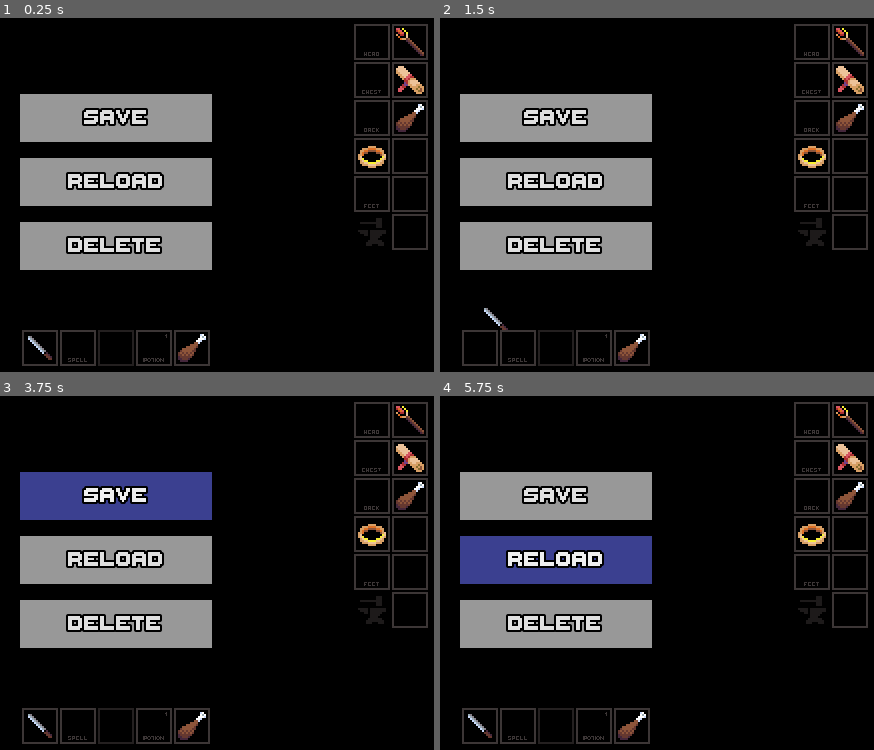
Above: before the commit, frames 1-4 (two rows, left to right).
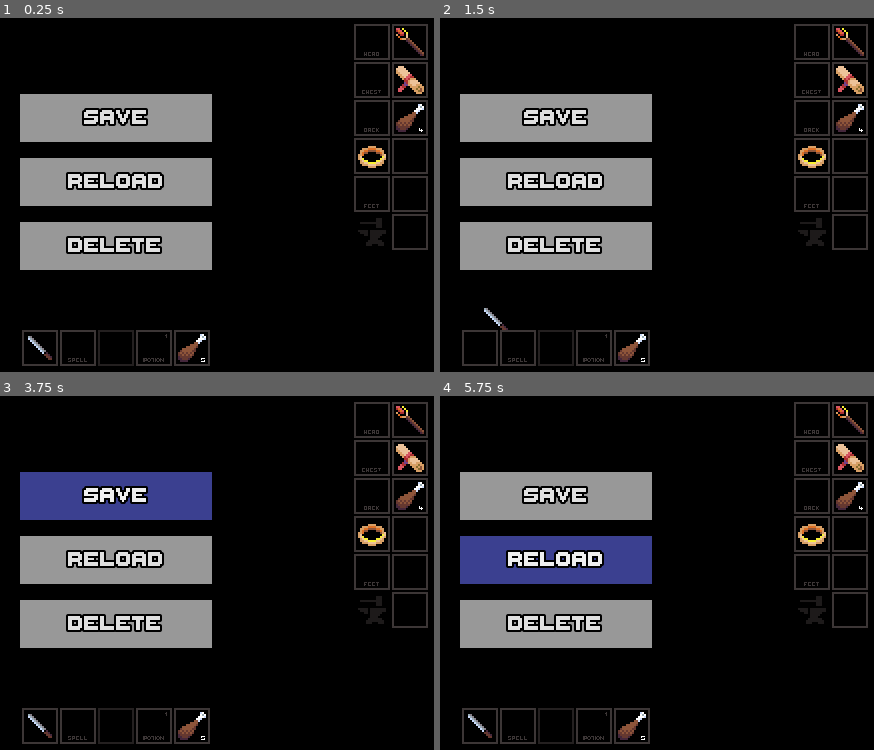
Above: after the commit, the same moments.

Repository: berubejd/GodotInventory
Game: Godot game, scene res://Main.tscn
The game is run twice, just before and just after one commit, with the same random seed, the same clock (stepped at 60 frames per second) and the same inputs.
Inputs (mouse positions are in pixels of both pictures, inside the frame that each line leads up to):
- Up to frame 1 (0.25 s): no input
- Up to frame 2 (1.5 s): tap Enter at 0.5 s; drag from (479, 347) to (617, 113) at 0.52 s; drag from (479, 347) to (522, 265) at 1.27 s
- Up to frame 3 (3.75 s): move the mouse to (78, 725) at 2.02 s; tap 0 at 2.1 s; click (78, 725) at 2.17 s; tap Space at 2.75 s; drag from (117, 725) to (outside the picture) at 2.77 s; click "Save" at 3.5 s
- Up to frame 4 (5.75 s): click "Reload" at 4.25 s; tap Enter at 5 s; drag from (596, 725) to (587, 573) at 5.02 s

The runs differ from the first frame. In frame 1, less than 0.1% of the frame differs, in the area x 46-98%, y 31-98%; in frame 2, less than 0.1%; in frame 3, less than 0.1%; in frame 4, less than 0.1%.

Commit message:
Save and load now honors stacked items

Diff:
--- a/Inventory/Inventory.gd
+++ b/Inventory/Inventory.gd
@@ -132,7 +132,10 @@
 
 	for _slot in get_tree().get_nodes_in_group("InventorySlot"):
 		if _slot.item:
-			data[_slot.name] = _slot.item.id
+			data[_slot.name] = {
+				"id": _slot.item.id,
+				"count": _slot.item.stack_size
+				}
 
 	return data
 
@@ -141,12 +144,7 @@
 	print("Loading ", name)
 	for slot_name in data.keys():
 		var _slot = find_node(slot_name)
+		var new_item = data[slot_name]
+
 		if _slot:
-			var item_instance = item_preload.instance()
-			item_instance.initialize(data[slot_name])
-
-			if _slot.item:
-				var old_item = _slot.clear_slot()
-				old_item.queue_free()
-
-			yield(_slot.add_item(item_instance), "completed")
+			put_away_item(new_item["id"], new_item["count"], _slot, false)
